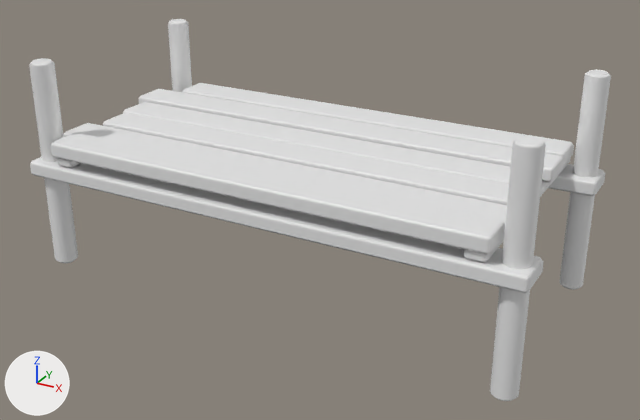
Two versions of the FBX model CrashCourse/Assets/ART_Assets/Platforms/Wide/M_Wide_Medium_2.fbx, one commit apart.
Before and after are seen from a 50 mm lens placed at (78.27, 13.8, 4.81), pointed at (72.19, 24.86, -0.72). Every picture has the same lights, and +X, +Y and +Z are marked at lower left. The older version comes first. Where no turn or scale is listed for an object, it has been applied to the vertices.
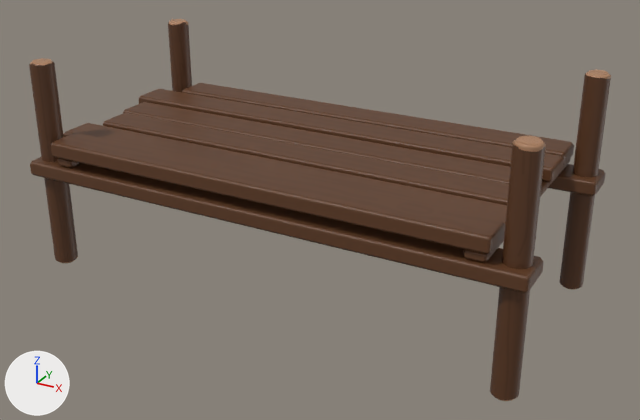
Patch to the scene script:
```diff
--- a/CrashCourse/Assets/ART_Assets/Platforms/Wide/M_Wide_Medium_2.fbx.py
+++ b/CrashCourse/Assets/ART_Assets/Platforms/Wide/M_Wide_Medium_2.fbx.py
@@ img_row_2_uv_png @@
+img_row_2_uv_png = load_image('Row_2_UV.png', '../Textures/Row_2_UV.png', 1024, 1024, 'sRGB')
@@ mat_row_2 @@
+mat_row_2 = principled_material('Row_2')
+mat_row_2.texture = img_row_2_uv_png
@@ me_cube_713 @@
 me_cube_713.from_pydata(...)  # 496 vertices, 460 faces; spans x -3.89..4.11, y -1.96..2.04, z -2.17..1.31
+me_cube_713.materials.append(mat_row_2)  # picture img_row_2_uv_png
```

Location of each change, [x1, y1, x2, y2] in pixels of the pictures (640 x 420 px):
'Cube.647', recoloured (white to brown): [29, 19, 611, 401] in both
